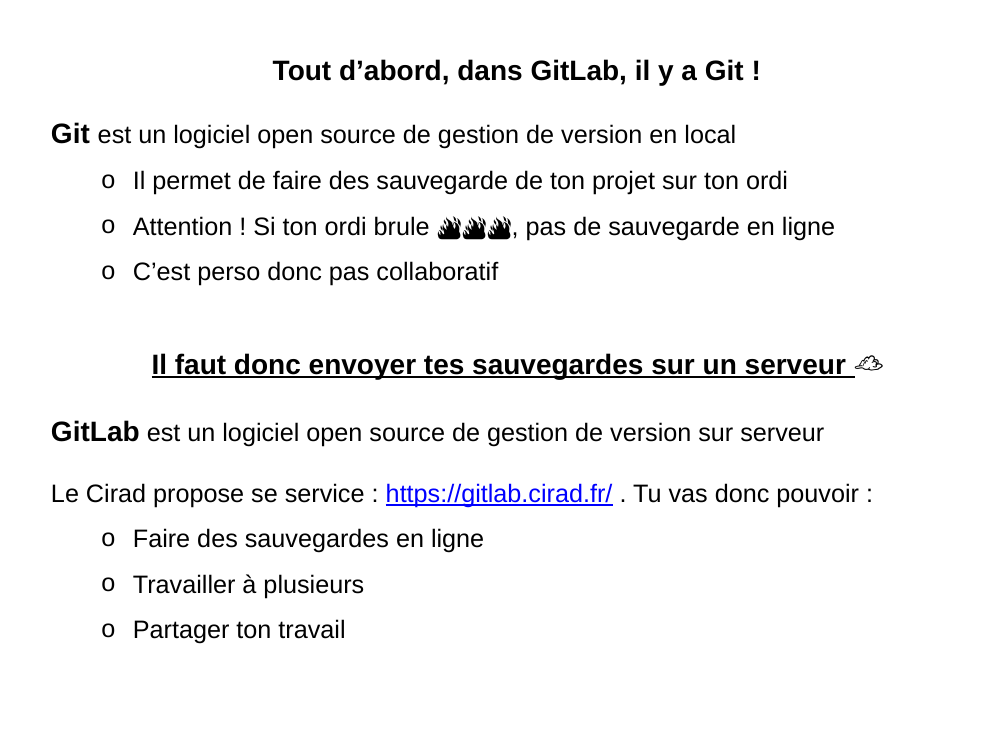
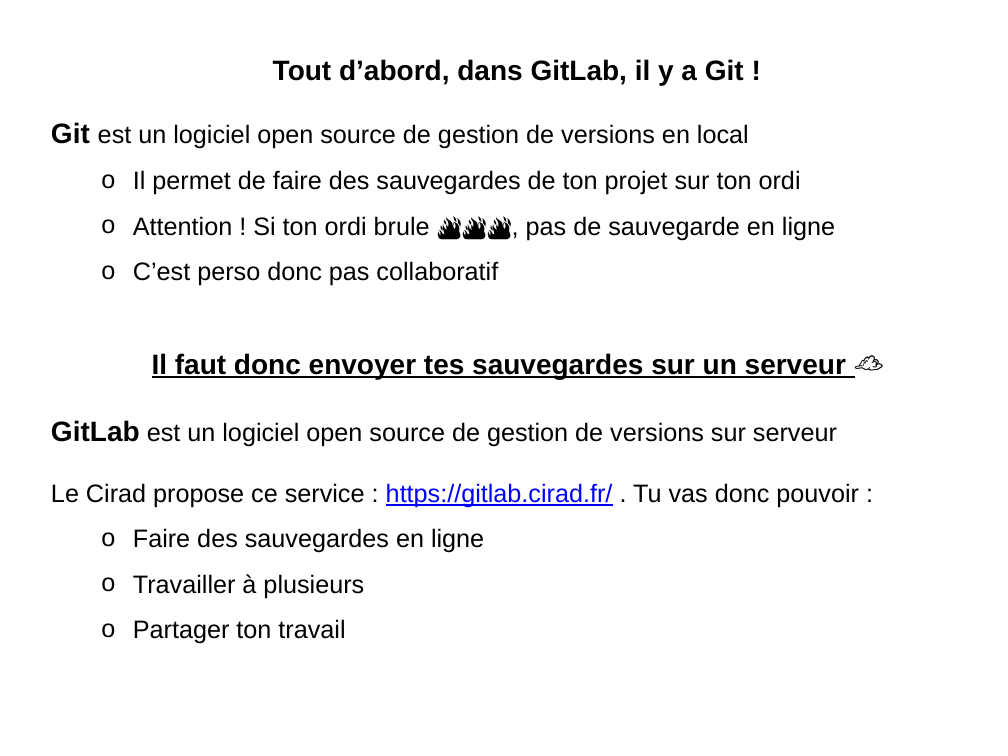
Before and after one commit to Heuclin/Git-sur-Rstudio, a slide deck: slide 5 of Présentation_gitlab_Rstudio.pptx. Drawn at 1008x756 pixels with LibreOffice and Linux fonts; fonts in the diff are those of the drawing; background and template pictures are left out. Boxes give left, top, right and bottom in pixels: in the first picture for what was removed or moved away, otherwise in the second. Text is boxed around its words. In the diff, an @@ line names an element or a change of style, - is before the commit and + after.

```diff
--- a/Présentation_gitlab_Rstudio.pptx
+++ b/Présentation_gitlab_Rstudio.pptx
@@ text at bbox=[51, 122, 801, 195]: text changed @@
-Git est un logiciel open source de gestion de version en local
-  o Il permet de faire des sauvegarde de ton projet sur ton ordi
+Git est un logiciel open source de gestion de versions en local
+  o Il permet de faire des sauvegardes de ton projet sur ton ordi
@@ text at bbox=[51, 420, 859, 508]: text changed @@
-GitLab est un logiciel open source de gestion de version sur serveur
-Le Cirad propose se service : https://gitlab.cirad.fr/ . Tu vas donc pouvoir :
+GitLab est un logiciel open source de gestion de versions sur serveur
+Le Cirad propose ce service : https://gitlab.cirad.fr/ . Tu vas donc pouvoir :
```
Also in this commit, not shown: 13 other slides changed, 1 slide added, 7 other files.
